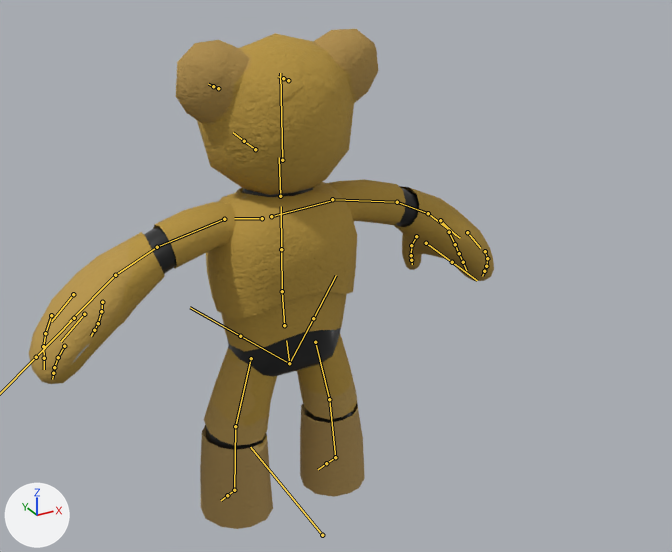
The FBX model src/Assets/Models/Characters/Humanoid/Androids/Bosco/Mdl.Bosco.fbx as it was, and as the next commit left it.
One viewpoint serves both versions: a camera (50 mm lens) standing at (-1.08, -2.29, 1.88) and looking at (0.18, -0.01, 0.74). Every picture has the same lights, and +X, +Y and +Z are marked at lower left. The bones that bend it are drawn over the model as lines.

In view in the first picture: 'BoscoMesh'.
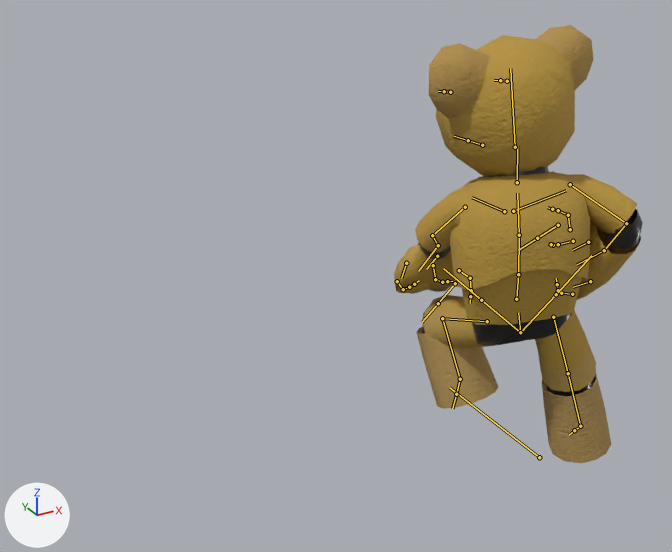
The newer file adds an action. The first version stands in its rest pose; the second is drawn at frame 15 of the action 'Bosco|dodge_right'.

Location of each change, (x1, y1, x2, y2) in pixels of the pictures (672 x 552 px):
'BoscoMesh', posed (46% narrower, 12% shorter)
    before: (29, 29, 494, 529)
    after: (394, 25, 643, 464)
bone 'root', root to tip
    before: (322, 535) to (250, 447)
    after: (539, 457) to (449, 387)
bone 'spine.0', root to tip
    before: (289, 363) to (286, 340)
    after: (520, 332) to (518, 312)
bone 'spine.1', root to tip
    before: (284, 325) to (282, 291)
    after: (516, 299) to (518, 274)
bone 'spine.2', root to tip
    before: (282, 291) to (281, 249)
    after: (518, 274) to (519, 235)
bone 'spine.3', root to tip
    before: (281, 249) to (281, 206)
    after: (519, 235) to (517, 193)
bone 'neck', root to tip
    before: (280, 196) to (279, 157)
    after: (517, 182) to (517, 146)
bone 'head', root to tip
    before: (282, 160) to (280, 73)
    after: (515, 147) to (510, 68)
bone 'shoulder.L', root to tip
    before: (224, 219) to (157, 247)
    after: (465, 207) to (432, 235)
bone 'forearm.L', root to tip
    before: (157, 247) to (115, 275)
    after: (432, 235) to (438, 245)
bone 'hand.L', root to tip
    before: (115, 275) to (69, 321)
    after: (438, 245) to (418, 271)
bone 'palm.0.L', root to tip
    before: (73, 294) to (51, 321)
    after: (437, 256) to (426, 269)
bone 'finger.0.0.L', root to tip
    before: (51, 315) to (45, 333)
    after: (433, 265) to (435, 279)
bone 'finger.0.1.L', root to tip
    before: (45, 333) to (43, 346)
    after: (435, 279) to (442, 282)
bone 'finger.0.2.L', root to tip
    before: (43, 346) to (44, 358)
    after: (442, 282) to (447, 281)
bone 'thumb.0.L', root to tip
    before: (102, 302) to (101, 311)
    after: (459, 270) to (470, 278)
bone 'thumb.1.L', root to tip
    before: (101, 311) to (98, 323)
    after: (470, 278) to (471, 290)
bone 'thumb.2.L', root to tip
    before: (98, 323) to (94, 330)
    after: (471, 290) to (470, 296)
bone 'palm.3.L', root to tip
    before: (84, 314) to (61, 341)
    after: (406, 263) to (401, 278)
bone 'finger.3.0.L', root to tip
    before: (64, 346) to (58, 357)
    after: (397, 281) to (403, 289)
bone 'finger.3.1.L', root to tip
    before: (58, 357) to (54, 367)
    after: (403, 289) to (409, 287)
bone 'shoulder.R', root to tip
    before: (332, 199) to (397, 202)
    after: (570, 184) to (626, 223)
bone 'forearm.R', root to tip
    before: (397, 202) to (428, 213)
    after: (626, 223) to (604, 250)
bone 'hand.R', root to tip
    before: (428, 213) to (460, 238)
    after: (604, 250) to (577, 264)
bone 'finger.0.0.R', root to tip
    before: (449, 232) to (455, 244)
    after: (573, 241) to (558, 244)
bone 'finger.0.1.R', root to tip
    before: (455, 244) to (459, 253)
    after: (558, 244) to (553, 245)
bone 'finger.0.2.R', root to tip
    before: (459, 253) to (463, 262)
    after: (553, 245) to (551, 244)
bone 'thumb.0.R', root to tip
    before: (416, 236) to (411, 245)
    after: (570, 229) to (568, 215)
bone 'thumb.1.R', root to tip
    before: (411, 245) to (411, 255)
    after: (568, 215) to (558, 210)
bone 'palm.3.R', root to tip
    before: (467, 232) to (480, 248)
    after: (590, 281) to (573, 287)
bone 'finger.3.0.R', root to tip
    before: (485, 251) to (487, 258)
    after: (572, 294) to (561, 293)
bone 'finger.3.1.R', root to tip
    before: (487, 258) to (486, 266)
    after: (561, 293) to (558, 290)
bone 'finger.3.2.R', root to tip
    before: (486, 266) to (484, 271)
    after: (558, 290) to (557, 284)
bone 'thigh.L', root to tip
    before: (251, 358) to (235, 426)
    after: (487, 321) to (442, 318)
bone 'shin.L', root to tip
    before: (235, 426) to (234, 490)
    after: (442, 318) to (460, 379)
bone 'thigh.R', root to tip
    before: (315, 342) to (329, 399)
    after: (553, 317) to (568, 373)
bone 'shin.R', root to tip
    before: (329, 399) to (335, 457)
    after: (568, 373) to (580, 426)

What the commit changed:
Bone 'root' (bone_root) moves from (0.0, 0.0, 0.0) to (0.854, 0.0, 0.0).
Bone 'spine.0' (bone_spine_0) moves from (0.0, 0.0, 0.0) to (0.055, -0.068, -0.102).
Bone 'spine.0' (bone_spine_0) turns from (0, 0, 0) to (-5, -44, -2) degrees about its own x, y and z.
Bone 'spine.1' (bone_spine_1) turns from (0, 0, 0) to (-16, 20, 5) degrees about its own x, y and z.
Bone 'spine.2' (bone_spine_2) turns from (0, 0, 0) to (26, -1, 3) degrees about its own x, y and z.
Bone 'spine.3' (bone_spine_3) turns from (0, 0, 0) to (14, 0, 2) degrees about its own x, y and z.
Bone 'neck' (bone_neck) turns from (0, 0, 0) to (-3, -1, 3) degrees about its own x, y and z.
Bone 'head' (bone_head) moves from (0.0, 0.0, 0.0) to (0.008, 0.0, 0.019).
Bone 'head' (bone_head) turns from (0, 0, 0) to (-7, 19, -9) degrees about its own x, y and z.
Bone 'shoulder.L' (bone_shoulder_l) moves from (0.0, 0.0, 0.0) to (0.024, 0.001, 0.002).
Bone 'shoulder.L' (bone_shoulder_l) turns from (0, 0, 0) to (64, 12, -29) degrees about its own x, y and z.
Bone 'forearm.L' (bone_forearm_l) turns from (0, 0, 0) to (28, -34, -20) degrees about its own x, y and z.
Bone 'hand.L' (bone_hand_l) turns from (0, 0, 0) to (-71, 62, -25) degrees about its own x, y and z.
Bone 'palm.0.L' (bone_palm_0_l) moves from (0.0, 0.0, 0.0) to (0.001, -0.001, -0.007).
Bone 'palm.0.L' (bone_palm_0_l) turns from (0, 0, 0) to (-7, -16, 2) degrees about its own x, y and z.
Bone 'finger.0.0.L' (bone_finger_0_0_l) moves from (0.0, 0.0, 0.0) to (0.0, 0.0, -0.001).
Bone 'finger.0.0.L' (bone_finger_0_0_l) turns from (0, 0, 0) to (43, -3, -4) degrees about its own x, y and z.
Bone 'finger.0.1.L' (bone_finger_0_1_l) turns from (0, 0, 0) to (62, -6, -1) degrees about its own x, y and z.
Bone 'finger.0.2.L' (bone_finger_0_2_l) turns from (0, 0, 0) to (10, 0, -2) degrees about its own x, y and z.
Bone 'thumb.0.L' (bone_thumb_0_l) turns from (0, 0, 0) to (-17, 24, 25) degrees about its own x, y and z.
Bone 'thumb.1.L' (bone_thumb_1_l) turns from (0, 0, 0) to (35, 1, 17) degrees about its own x, y and z.
Bone 'thumb.2.L' (bone_thumb_2_l) turns from (0, 0, 0) to (12, 0, 0) degrees about its own x, y and z.
Bone 'palm.3.L' (bone_palm_3_l) moves from (0.0, 0.0, 0.0) to (-0.002, 0.0, 0.007).
Bone 'palm.3.L' (bone_palm_3_l) turns from (0, 0, 0) to (-2, -16, 5) degrees about its own x, y and z.
Bone 'finger.3.0.L' (bone_finger_3_0_l) moves from (0.0, 0.0, 0.0) to (0.0, 0.0, 0.001).
Bone 'finger.3.0.L' (bone_finger_3_0_l) turns from (0, 0, 0) to (65, 8, -20) degrees about its own x, y and z.
Bone 'finger.3.1.L' (bone_finger_3_1_l) turns from (0, 0, 0) to (55, 5, -7) degrees about its own x, y and z.
Bone 'shoulder.R' (bone_shoulder_r) moves from (0.0, 0.0, 0.0) to (0.021, -0.006, -0.019).
Bone 'shoulder.R' (bone_shoulder_r) turns from (0, 0, 0) to (-8, -14, 32) degrees about its own x, y and z.
Bone 'forearm.R' (bone_forearm_r) turns from (0, 0, 0) to (64, -19, 18) degrees about its own x, y and z.
Bone 'hand.R' (bone_hand_r) turns from (0, 0, 0) to (16, 22, -22) degrees about its own x, y and z.
Bone 'finger.0.0.R' (bone_finger_0_0_r) turns from (0, 0, 0) to (26, -4, -4) degrees about its own x, y and z.
Bone 'finger.0.1.R' (bone_finger_0_1_r) turns from (0, 0, 0) to (58, -1, 9) degrees about its own x, y and z.
Bone 'finger.0.2.R' (bone_finger_0_2_r) turns from (0, 0, 0) to (7, 6, -13) degrees about its own x, y and z.
Bone 'thumb.0.R' (bone_thumb_0_r) turns from (0, 0, 0) to (-61, 19, -35) degrees about its own x, y and z.
Bone 'thumb.1.R' (bone_thumb_1_r) turns from (0, 0, 0) to (10, -3, 48) degrees about its own x, y and z.
Bone 'palm.3.R' (bone_palm_3_r) moves from (0.0, 0.0, 0.0) to (0.0, -0.001, 0.0).
Bone 'palm.3.R' (bone_palm_3_r) turns from (0, 0, 0) to (-1, 0, 4) degrees about its own x, y and z.
Bone 'finger.3.0.R' (bone_finger_3_0_r) moves from (0.0, 0.0, 0.0) to (-0.001, -0.003, 0.003).
Bone 'finger.3.0.R' (bone_finger_3_0_r) turns from (0, 0, 0) to (41, -4, 11) degrees about its own x, y and z.
Bone 'finger.3.1.R' (bone_finger_3_1_r) turns from (0, 0, 0) to (52, -7, 25) degrees about its own x, y and z.
Bone 'finger.3.2.R' (bone_finger_3_2_r) turns from (0, 0, 0) to (10, 1, -30) degrees about its own x, y and z.
Bone 'thigh.L' (bone_thigh_l) turns from (0, 0, 0) to (-35, -13, -44) degrees about its own x, y and z.
Bone 'shin.L' (bone_shin_l) turns from (0, 0, 0) to (78, -46, 12) degrees about its own x, y and z.
Bone 'thigh.R' (bone_thigh_r) turns from (0, 0, 0) to (5, 3, -7) degrees about its own x, y and z.
Bone 'shin.R' (bone_shin_r) turns from (0, 0, 0) to (-3, -32, 10) degrees about its own x, y and z.
